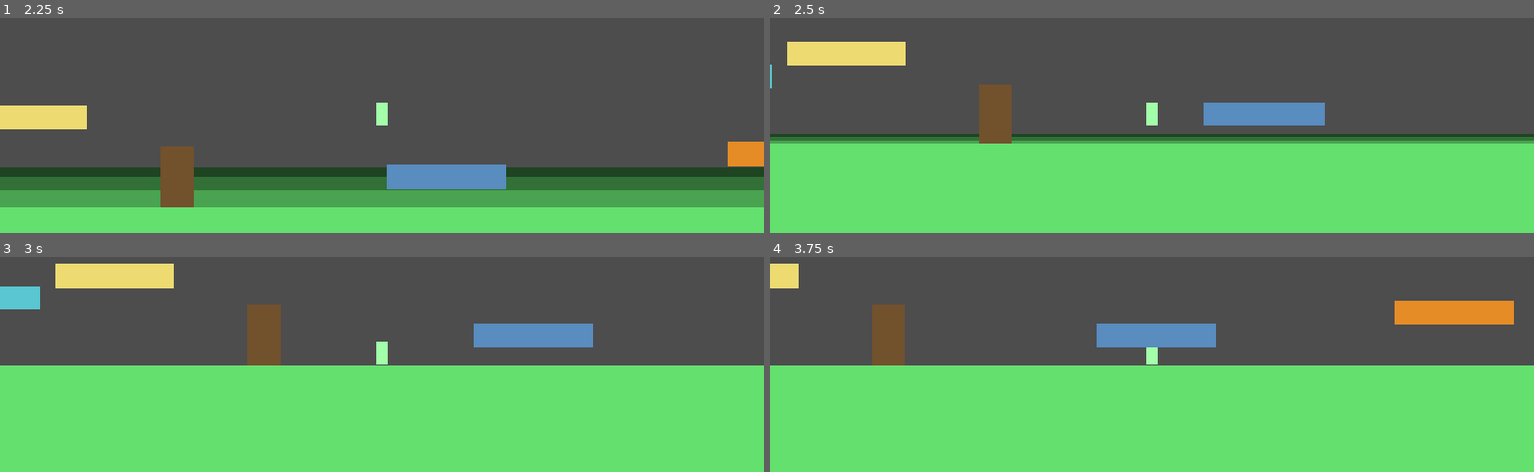
Above: before the commit, frames 1-4 (two rows, left to right).
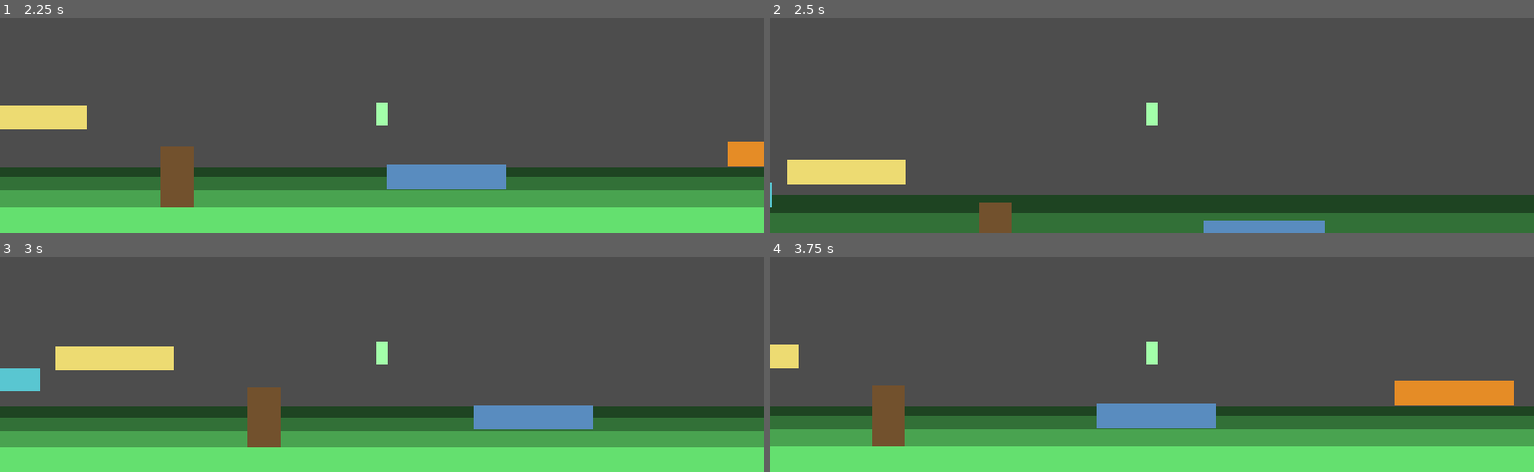
Above: after the commit, the same moments.

Repository: LZJ223/PICTOUR
Game: Godot game, scene res://Prototype_Game.tscn
Same seed, same stepped clock (60 frames per second), same inputs: the game is played once before the commit and once after it.
Inputs (mouse positions are in pixels of both pictures, inside the frame that each line leads up to):
- Up to frame 1 (2.25 s): move the mouse to (outside the picture) at 0.52 s; hold Shift (UAV) 0.53-1.28 s; hold D (move_right) 0.53-2.03 s; tap Space (jump) at 0.77, 0.8, 1.07, 1.35, 1.52, 1.82 s; move the mouse to (229, 39) at 1.27 s; tap Shift (UAV) at 1.55 s; move the mouse to (outside the picture) at 2.02 s; hold A (move_left) from 2.03 s (still down); hold Shift (UAV) from 2.03 s (still down)
- Up to frame 2 (2.5 s): keep holding A (move_left); keep holding Shift (UAV); tap Space (jump) at 2.3 s
- Up to frame 3 (3 s): move the mouse to (343, 343) at 2.77 s; release A (move_left) at 2.78 s; release Shift (UAV) at 2.78 s; hold D (move_right) from 2.78 s (still down); click (343, 343) at 2.85 s
- Up to frame 4 (3.75 s): keep holding D (move_right); tap Space (jump) at 3.02, 3.32 s; tap Shift (UAV) at 3.05 s; move the mouse to (1381, 321) at 3.52 s; hold Shift (UAV) from 3.53 s (still down)

Frame 1 is identical in both runs. In frame 2, 50% of the frame differs, in the area x 0-100%, y 11-100%; in frame 3, 45%; in frame 4, 43%.

Commit message:
更新角色能力：二段跳
Co-authored-by: Cursor <cursoragent@cursor.com>

Diff:
--- a/Component/Player/Player_Controller.gd
+++ b/Component/Player/Player_Controller.gd
@@ -5,6 +5,10 @@
 ## 人物运动参数
 @export var move_speed: float = 260.0
 @export var jump_speed: float = 620.0
+## 离开地面后还能再跳几次。1 是二段跳，0 是只能在地面跳。
+@export var air_jump_count: int = 1:
+	set(value):
+		air_jump_count = maxi(value, 0)
 @export var acceleration: float = 80
 @export var UAV_move_speed: float = 350
 @export var gravity_acceleration: float = 1800.0
@@ -20,6 +24,7 @@
 var collision_group: int = 1
 var activated: bool = false
 var UAV_activated: bool = false
+var _air_jumps_left: int = 0
 var player_body: Player_Object = null
 ## 无人机系统使用的玩家（物体）节点资源预加载
 const player_body_type = preload("res://Component/Object/Player_Object/Player_Object.tscn")
@@ -27,6 +32,7 @@
 ## 准备阶段绑定信号
 func _ready() -> void:
 	activated = true
+	_air_jumps_left = air_jump_count
 	SignalSystem.UAV_activate.connect(UAV_activate)
 
 ## 人物移动逻辑
@@ -40,9 +46,14 @@
 			else:
 				velocity.x -= sign(velocity.x) * friction_deceleration
 			velocity.x = clamp(velocity.x, -1 * move_speed, move_speed)
-			if not is_on_floor():
+			var grounded := is_on_floor()
+			if grounded:
+				_air_jumps_left = air_jump_count
+			else:
 				velocity.y += gravity_acceleration * delta
-			if Input.is_action_just_pressed("jump") and is_on_floor():
+			if Input.is_action_just_pressed("jump") and (grounded or _air_jumps_left > 0):
+				if not grounded:
+					_air_jumps_left -= 1
 				velocity.y = -jump_speed
 		## 无人机激活
 		else:
